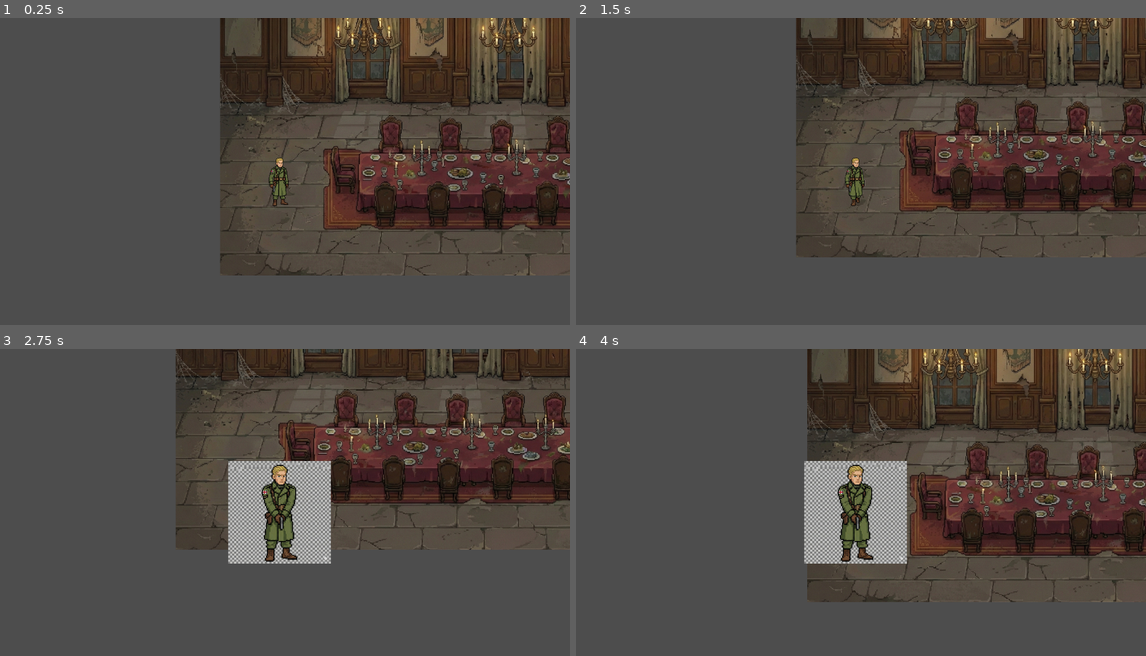
Above: before the commit, frames 1-4 (two rows, left to right).
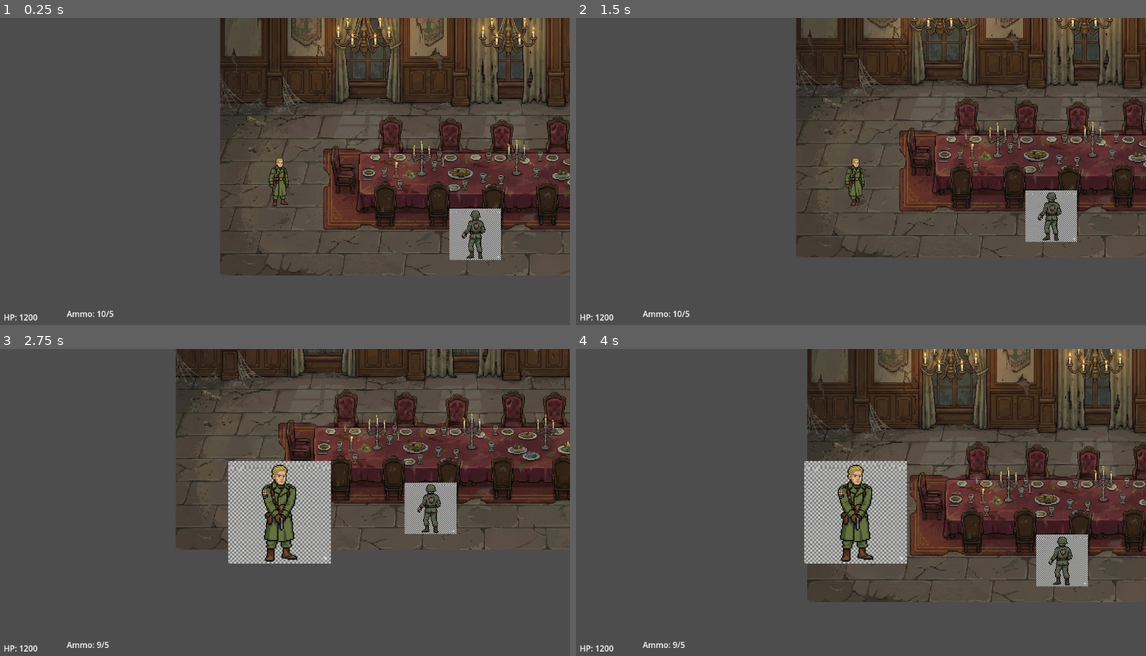
Above: after the commit, the same moments.

Repository: Johnny-Oleg/Dread-of-the-Dead-2D-Demo
Game: Godot game, scene res://scenes/main.tscn
The game is run twice, just before and just after one commit, with the same random seed, the same clock (stepped at 60 frames per second) and the same inputs.
Inputs (mouse positions are in pixels of both pictures, inside the frame that each line leads up to):
- Up to frame 1 (0.25 s): no input
- Up to frame 2 (1.5 s): tap Enter at 0.5 s; move the mouse to (980, 165) at 0.52 s; hold Right (ui_right) 0.53-1.28 s; hold Right mouse button (aim) 0.53-1.28 s; tap Shift (run) at 0.8, 1.35 s; tap Space at 1.25 s; move the mouse to (741, 199) at 1.27 s; hold Down (ui_down) from 1.28 s (still down)
- Up to frame 3 (2.75 s): click (165, 530) at 1.55 s; move the mouse to (336, 441) at 2.02 s; release Down (ui_down) at 2.03 s; press the mouse at (336, 441) at 2.03 s; hold Right (ui_right) from 2.03 s (still down); right-click (336, 441) at 2.3 s
- Up to frame 4 (4 s): move the mouse to (826, 576) at 2.77 s; release Right (ui_right) at 2.78 s; release the mouse at (826, 576) at 2.78 s; hold Up (ui_up) 2.78-3.53 s; right-click (826, 576) at 2.85 s; tap Shift (run) at 3.05 s; move the mouse to (1032, 560) at 3.52 s; hold Left (ui_left) from 3.53 s (still down); hold Shift (run) from 3.53 s (still down); click (1032, 560) at 3.8 s

The runs differ from the first frame. In frame 1, 1.6% of the frame differs, in the area x 0-88%, y 62-99%; in frame 2, 1.6%; in frame 3, 1.6%, in the area x 0-81%, y 43-99%; in frame 4, 1.6%.

Commit message:
player reloading, code cleaning

Diff:
--- a/components/player.tscn
+++ b/components/player.tscn
@@ -167,6 +167,26 @@
 "name": &"idle_up",
 "speed": 5.0
 }, {
+"frames": [],
+"loop": true,
+"name": &"reload_down",
+"speed": 5.0
+}, {
+"frames": [],
+"loop": true,
+"name": &"reload_left",
+"speed": 5.0
+}, {
+"frames": [],
+"loop": true,
+"name": &"reload_right",
+"speed": 5.0
+}, {
+"frames": [],
+"loop": true,
+"name": &"reload_up",
+"speed": 5.0
+}, {
 "frames": [{
 "duration": 1.0,
 "texture": ExtResource("7_kn8w6")
@@ -232,14 +252,14 @@
 "speed": 5.0
 }]
 
-[node name="Player" type="CharacterBody2D" unique_id=883593765]
+[node name="Player" type="CharacterBody2D" unique_id=883593765 groups=["player"]]
 script = ExtResource("1_qe8hj")
 
 [node name="Body" type="Node2D" parent="." unique_id=766899656]
 
 [node name="AnimatedSprite2D" type="AnimatedSprite2D" parent="Body" unique_id=1403885371]
 sprite_frames = SubResource("SpriteFrames_qe8hj")
-animation = &"aim_down"
+animation = &"reload_left"
 
 [node name="Sprite2D" type="Sprite2D" parent="Body" unique_id=1075862568]
 visible = false
@@ -271,4 +291,7 @@
 [node name="HurtTimer" type="Timer" parent="." unique_id=1705732813]
 one_shot = true
 
+[node name="FireTimer" type="Timer" parent="." unique_id=1874956591]
+
 [connection signal="timeout" from="ReloadTimer" to="." method="_on_reload_timer_timeout"]
+[connection signal="timeout" from="FireTimer" to="." method="_on_fire_timer_timeout"]
--- a/components/zombie.tscn
+++ b/components/zombie.tscn
@@ -1,23 +1,129 @@
 [gd_scene format=3 uid="uid://b1yjcowccdgc2"]
 
 [ext_resource type="Script" uid="uid://kwwdtf82vdtx" path="res://scripts/zombie.gd" id="1_fk42m"]
-[ext_resource type="Texture2D" uid="uid://nuye377dfia" path="res://sprites/enemy/zombie-test.png" id="1_v4s4g"]
+[ext_resource type="Texture2D" uid="uid://c3b4y1cl3dbaa" path="res://sprites/enemy/idle-front.png" id="2_4wk1i"]
+[ext_resource type="Texture2D" uid="uid://g844hgh7wj2u" path="res://sprites/enemy/idle-left.png" id="3_6nedx"]
+[ext_resource type="Texture2D" uid="uid://bur2nog4h1dfk" path="res://sprites/enemy/idle-right.png" id="4_w465y"]
+[ext_resource type="Texture2D" uid="uid://cihnhbcs08tyr" path="res://sprites/enemy/idle-back.png" id="5_u7vxm"]
+
+[sub_resource type="SpriteFrames" id="SpriteFrames_7fncv"]
+animations = [{
+"frames": [],
+"loop": true,
+"name": &"attack_down",
+"speed": 5.0
+}, {
+"frames": [],
+"loop": true,
+"name": &"attack_left",
+"speed": 5.0
+}, {
+"frames": [],
+"loop": true,
+"name": &"attack_right",
+"speed": 5.0
+}, {
+"frames": [],
+"loop": true,
+"name": &"attack_up",
+"speed": 5.0
+}, {
+"frames": [],
+"loop": true,
+"name": &"dead",
+"speed": 5.0
+}, {
+"frames": [],
+"loop": true,
+"name": &"hurt_down",
+"speed": 5.0
+}, {
+"frames": [],
+"loop": true,
+"name": &"hurt_left",
+"speed": 5.0
+}, {
+"frames": [],
+"loop": true,
+"name": &"hurt_right",
+"speed": 5.0
+}, {
+"frames": [],
+"loop": true,
+"name": &"hurt_up",
+"speed": 5.0
+}, {
+"frames": [{
+"duration": 1.0,
+"texture": ExtResource("2_4wk1i")
+}],
+"loop": true,
+"name": &"idle_down",
+"speed": 5.0
+}, {
+"frames": [{
+"duration": 1.0,
+"texture": ExtResource("3_6nedx")
+}],
+"loop": true,
+"name": &"idle_left",
+"speed": 5.0
+}, {
+"frames": [{
+"duration": 1.0,
+"texture": ExtResource("4_w465y")
+}],
+"loop": true,
+"name": &"idle_right",
+"speed": 5.0
+}, {
+"frames": [{
+"duration": 1.0,
+"texture": ExtResource("5_u7vxm")
+}],
+"loop": true,
+"name": &"idle_up",
+"speed": 5.0
+}, {
+"frames": [],
+"loop": true,
+"name": &"move_down",
+"speed": 5.0
+}, {
+"frames": [],
+"loop": true,
+"name": &"move_left",
+"speed": 5.0
+}, {
+"frames": [],
+"loop": true,
+"name": &"move_right",
+"speed": 5.0
+}, {
+"frames": [],
+"loop": true,
+"name": &"move_up",
+"speed": 5.0
+}]
 
 [sub_resource type="RectangleShape2D" id="RectangleShape2D_idork"]
-size = Vector2(344, 977)
+size = Vector2(419, 977)
 
 [sub_resource type="RectangleShape2D" id="RectangleShape2D_fk42m"]
-size = Vector2(392, 1062)
+size = Vector2(477, 1062)
 
 [node name="Zombie" type="CharacterBody2D" unique_id=493500758 groups=["zombie"]]
 collision_layer = 2
 script = ExtResource("1_fk42m")
 
-[node name="Sprite2D" type="Sprite2D" parent="." unique_id=43690495]
-texture = ExtResource("1_v4s4g")
+[node name="Body" type="Node2D" parent="." unique_id=873943492]
+
+[node name="AnimatedSprite2D" type="AnimatedSprite2D" parent="Body" unique_id=1680198091]
+sprite_frames = SubResource("SpriteFrames_7fncv")
+animation = &"idle_up"
 
 [node name="CollisionShape2D" type="CollisionShape2D" parent="." unique_id=140206386]
-position = Vector2(1, 9.5)
+position = Vector2(-14.5, 9.5)
 shape = SubResource("RectangleShape2D_idork")
 
 [node name="Hitbox" type="Area2D" parent="." unique_id=1802076305]
@@ -25,6 +131,6 @@
 collision_mask = 2
 
 [node name="CollisionShape2D" type="CollisionShape2D" parent="Hitbox" unique_id=116142332]
-position = Vector2(-6, 12)
+position = Vector2(-28.5, 12)
 shape = SubResource("RectangleShape2D_fk42m")
 debug_color = Color(0.90031755, 0.24198616, 0.50627273, 0.41960785)
--- a/scenes/main.tscn
+++ b/scenes/main.tscn
@@ -3,18 +3,52 @@
 [ext_resource type="Texture2D" uid="uid://dtt8srcx63rxb" path="res://sprites/locations/dining_room.png" id="1_0wfyh"]
 [ext_resource type="PackedScene" uid="uid://drx0iakt15xe7" path="res://components/player.tscn" id="2_sugp2"]
 [ext_resource type="PackedScene" uid="uid://b1yjcowccdgc2" path="res://components/zombie.tscn" id="3_sugp2"]
+[ext_resource type="Script" uid="uid://e3x7aatwxw1q" path="res://scripts/info.gd" id="4_jyhfs"]
 
 [node name="main" type="Node2D" unique_id=1971646971]
 
-[node name="Sprite2D" type="Sprite2D" parent="." unique_id=1234915614]
+[node name="gameWorld" type="Node2D" parent="." unique_id=1451950881]
+
+[node name="Sprite2D" type="Sprite2D" parent="gameWorld" unique_id=1234915614]
 position = Vector2(574.64996, 320.69998)
 scale = Vector2(0.4152253, 0.41315106)
 texture = ExtResource("1_0wfyh")
 
-[node name="player" parent="." unique_id=883593765 instance=ExtResource("2_sugp2")]
+[node name="Player" parent="." unique_id=883593765 instance=ExtResource("2_sugp2")]
 position = Vector2(121, 451)
 scale = Vector2(0.1, 0.1)
 
 [node name="Zombie" parent="." unique_id=493500758 instance=ExtResource("3_sugp2")]
 position = Vector2(508.99997, 555.99994)
 scale = Vector2(0.1, 0.1)
+
+[node name="UI" type="Node2D" parent="." unique_id=1537198464]
+
+[node name="uiScreen" type="CanvasLayer" parent="UI" unique_id=812862399]
+
+[node name="NinePatchRect" type="NinePatchRect" parent="UI/uiScreen" unique_id=837781954]
+offset_left = -73.0
+offset_top = -75.0
+offset_right = 1245.0
+offset_bottom = 712.0
+
+[node name="Info" type="Node2D" parent="UI/uiScreen" unique_id=2061244454]
+script = ExtResource("4_jyhfs")
+
+[node name="HealthLabel" type="Label" parent="UI/uiScreen/Info" unique_id=707213427]
+offset_left = 29.0
+offset_top = 582.0
+offset_right = 143.0
+offset_bottom = 613.0
+
+[node name="AmmoLabel" type="Label" parent="UI/uiScreen/Info" unique_id=482432021]
+offset_left = 154.0
+offset_top = 575.0
+offset_right = 275.0
+offset_bottom = 614.0
+
+[node name="EnemyLabel" type="Label" parent="UI/uiScreen/Info" unique_id=693189218]
+offset_left = 998.0
+offset_top = 569.0
+offset_right = 1111.0
+offset_bottom = 607.0
--- a/scripts/global.gd
+++ b/scripts/global.gd
@@ -16,12 +16,12 @@
 const DANGER_THRESHOLD: float = 0.3
 
 # =========================
-# PLAYER STATE FLAGS
+# PLAYER STATE FLAGS (Depricated -> moved to Player)
 # =========================
-var is_running: bool = false
-var is_aiming: bool = false
-var is_reloading: bool = false
-var can_shoot: bool = true
+#var is_running: bool = false
+#var is_aiming: bool = false
+#var is_reloading: bool = false
+#var can_shoot: bool = true
 
 # =========================
 # WEAPON DATA (START SIMPLE)
@@ -59,10 +59,11 @@
 
 	player_health = player_max_health
 
-	is_running = false
-	is_aiming = false
-	is_reloading = false
-	can_shoot = true
+	# Depricated -> moved to Player
+	#is_running = false
+	#is_aiming = false
+	#is_reloading = false
+	#can_shoot = true
 
 	current_ammo = 10
 	reserve_ammo = 5
--- /dev/null
+++ b/scripts/info.gd
@@ -0,0 +1,14 @@
+extends Node2D
+
+@onready var health_label = $HealthLabel
+@onready var ammo_label = $AmmoLabel
+@onready var enemy_label = $EnemyLabel
+
+
+func _process(delta):
+
+	health_label.text = "HP: " + str(int(global.player_health))
+	ammo_label.text = "Ammo: " + str(global.current_ammo) + "/" + str(global.reserve_ammo)
+# optional debug
+	#if player.last_hit_enemy != null:
+		#enemy_label.text = "Enemy HP: " + str(player.last_hit_enemy.health)
--- a/scripts/player.gd
+++ b/scripts/player.gd
@@ -10,6 +10,8 @@
 # Timers
 @onready var reload_timer = $ReloadTimer
 @onready var hurt_timer = $HurtTimer
+@onready var fire_timer = $FireTimer # shoot_cooldown_timer
+
 
 # =========================
 # MOVEMENT
@@ -17,12 +19,16 @@
 @export var walk_speed: float = 140.0
 @export var run_speed: float = 260.0
 
-
 # SHOOTING
 @onready var shoot_ray: RayCast2D = $ShootRay
 
 @export var fire_rate: float = 0.4
 var can_shoot: bool = true
+
+# RELOAD
+var is_reloading: bool = false
+var reload_time_full: float = 2.4
+var reload_time_partial: float = 1.4
 
 # =========================
 # STATE
@@ -89,6 +95,14 @@
 	if Input.is_action_pressed("shoot") and can_shoot:
 		shoot()
 
+	# Reload input
+	if Input.is_action_just_pressed("reload"):
+		start_reload()
+
+	# Cancel reload if moving (RE style)
+	if is_reloading and is_moving and not is_aiming:
+		cancel_reload()
+
 # =========================
 # MOVEMENT
 # =========================
@@ -110,12 +124,19 @@
 
 	velocity = move_dir * speed
 
+	if is_aiming or is_reloading:
+		velocity = Vector2.ZERO
+		return
+
 # =========================
 # AIMING (8-direction)
 # =========================
 func handle_aiming():
 
 	if not is_aiming:
+		return
+
+	if is_reloading:
 		return
 
 	var mouse_pos = get_global_mouse_position()
@@ -133,12 +154,19 @@
 
 	if not is_aiming:
 		return
-
 	if not can_shoot:
 		return
+	if is_reloading:
+		return
+
+	if global.current_ammo <= 0:
+		print("EMPTY MAG")
+		return
 
 	can_shoot = false
-	reload_timer.start(fire_rate)
+	fire_timer.start(fire_rate)
+
+	global.current_ammo -= 1
 
 	# Rotate ray toward aim
 	var target_global = global_position + aim_dir * 500
@@ -168,6 +196,15 @@
 	# 3. Idle
 
 	if is_aiming:
+		play_aim_animation()
+	elif is_moving:
+		play_move_animation()
+	else:
+		play_idle_animation()
+
+	if is_reloading:
+		return # animation already playing
+	elif is_aiming:
 		play_aim_animation()
 	elif is_moving:
 		play_move_animation()
@@ -268,4 +305,52 @@
 
 
 func _on_reload_timer_timeout() -> void:
+	finish_reload()
+
+func play_reload_animation():
+	var dir_name = get_4_direction_name(last_facing_dir)
+	sprite.play("reload_" + dir_name)
+
+func start_reload():
+
+	# Block conditions
+	if is_reloading:
+		return
+	if global.current_ammo == global.pistol_stats["mag_size"]:
+		return
+	if global.reserve_ammo <= 0:
+		return
+	# (later add: if is_hurt or dead)
+
+	is_reloading = true
+	can_shoot = false
+
+	# Choose reload time
+	var reload_time = global.pistol_stats["reload_time"]
+
+	if global.current_ammo == 0:
+		reload_time = 2.4 # empty reload override
+
+	reload_timer.start(reload_time)
+
+	play_reload_animation()
+
+func cancel_reload():
+	is_reloading = false
+	reload_timer.stop()
 	can_shoot = true
+
+func finish_reload():
+
+	is_reloading = false
+	can_shoot = true
+
+	var needed = global.pistol_stats["mag_size"] - global.current_ammo
+	var to_reload = min(needed, global.reserve_ammo)
+
+	global.current_ammo += to_reload
+	global.reserve_ammo -= to_reload
+
+
+func _on_fire_timer_timeout() -> void:
+	can_shoot = true
Not shown, added: scripts/info.gd.uid
Not shown, added: sprites/enemy/idle-back.png.import
Not shown, added: sprites/enemy/idle-front.png.import
Not shown, added: sprites/enemy/idle-left.png.import
Not shown, added: sprites/enemy/idle-right.png.import
Not shown, added: sprites/player/aim_down_right.png.import
Not shown, added: sprites/player/aim_up_left.png.import
Not shown, added: sprites/player/aim_up_right.png.import
